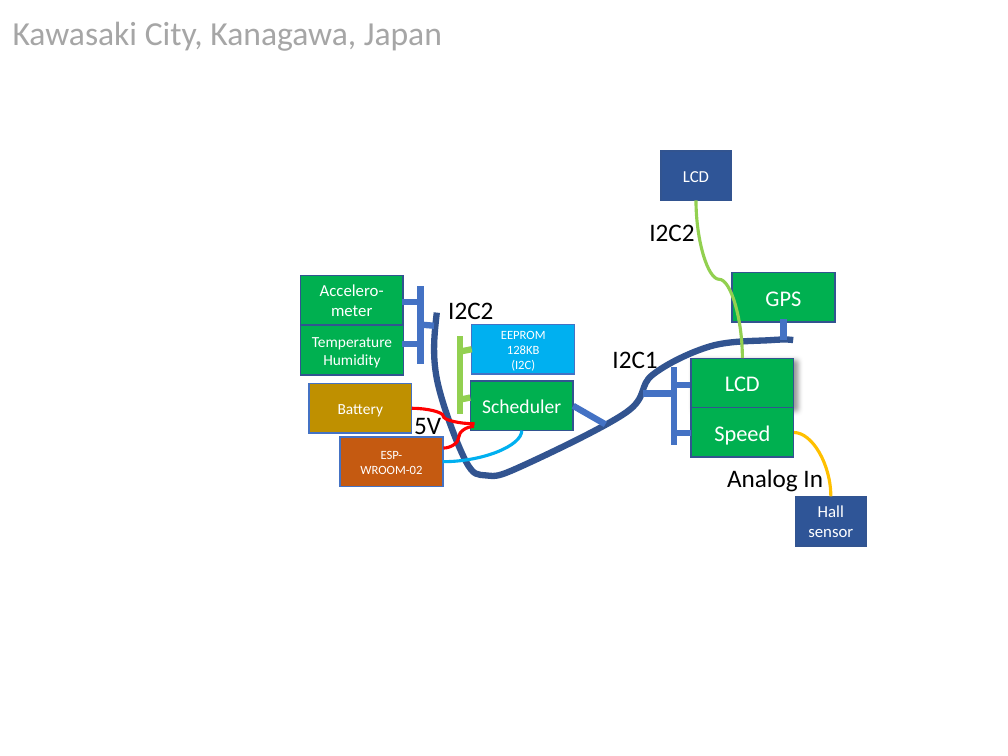
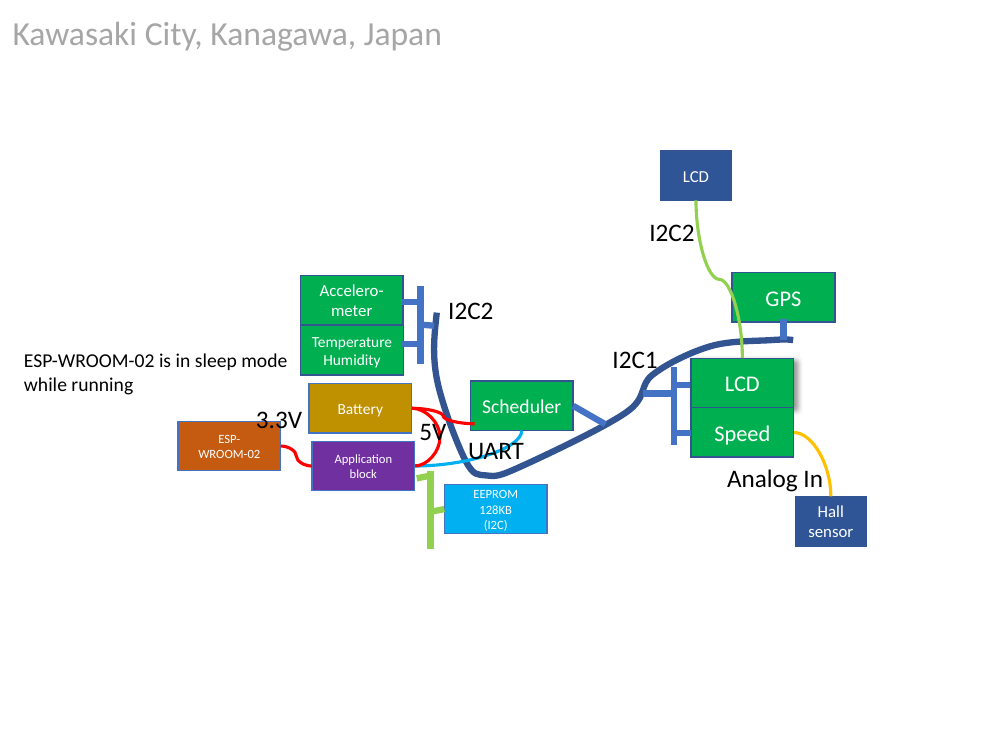
Before and after one commit to araobp/bicycle, a slide deck: slide 1 of doc/network.pptx. Drawn at 1008x756 pixels with LibreOffice and Linux fonts; fonts in the diff are those of the drawing; background and template pictures are left out. Boxes give left, top, right and bottom in pixels: in the first picture for what was removed or moved away, otherwise in the second. Text is boxed around its words. In the diff, an @@ line names an element or a change of style, - is before the commit and + after.

```diff
--- a/doc/network.pptx
+++ b/doc/network.pptx
@@ text added at [24, 353, 287, 395], 14 pt, text #000000 @@
+ESP-WROOM-02 is in sleep mode while running
@@ text added at [256, 411, 302, 434], 18 pt, text #000000 @@
+3.3V
@@ text "5V": place and size @@
-text "5V" at [414, 414, 441, 441]
+text "5V" at [419, 420, 446, 447]
@@ curved line moved from (474, 426) - (444, 449) to (412, 408) - (414, 466) @@
@@ rectangle "ESP-WROOM-02": place and size @@
-rectangle "ESP-WROOM-02" at [340, 437, 443, 487]
+rectangle "ESP-WROOM-02" at [177, 421, 280, 471]
@@ curved line added from (311, 466) to (280, 446), #FF0000 2.25 pt @@
@@ rectangle added at [311, 442, 414, 491], fill #7030A0, outline #4472C4 1 pt, 9 pt, text #FFFFFF @@
+Application block
@@ curved line moved from (522, 430) - (443, 462) to (522, 430) - (414, 466) @@
@@ text added at [468, 438, 524, 465], 18 pt, text #000000 @@
+UART
@@ line moved from (471, 397) - (459, 400) to (428, 476) - (416, 479) @@
@@ line moved from (460, 337) - (460, 414) to (430, 471) - (430, 548) @@
@@ line moved from (472, 349) - (460, 352) to (445, 509) - (432, 511) @@
@@ rectangle "EEPROM": place and size @@
-rectangle "EEPROM" at [472, 325, 575, 374]
+rectangle "EEPROM" at [445, 485, 547, 534]
```
Also in this commit, not shown: 1 other file.
